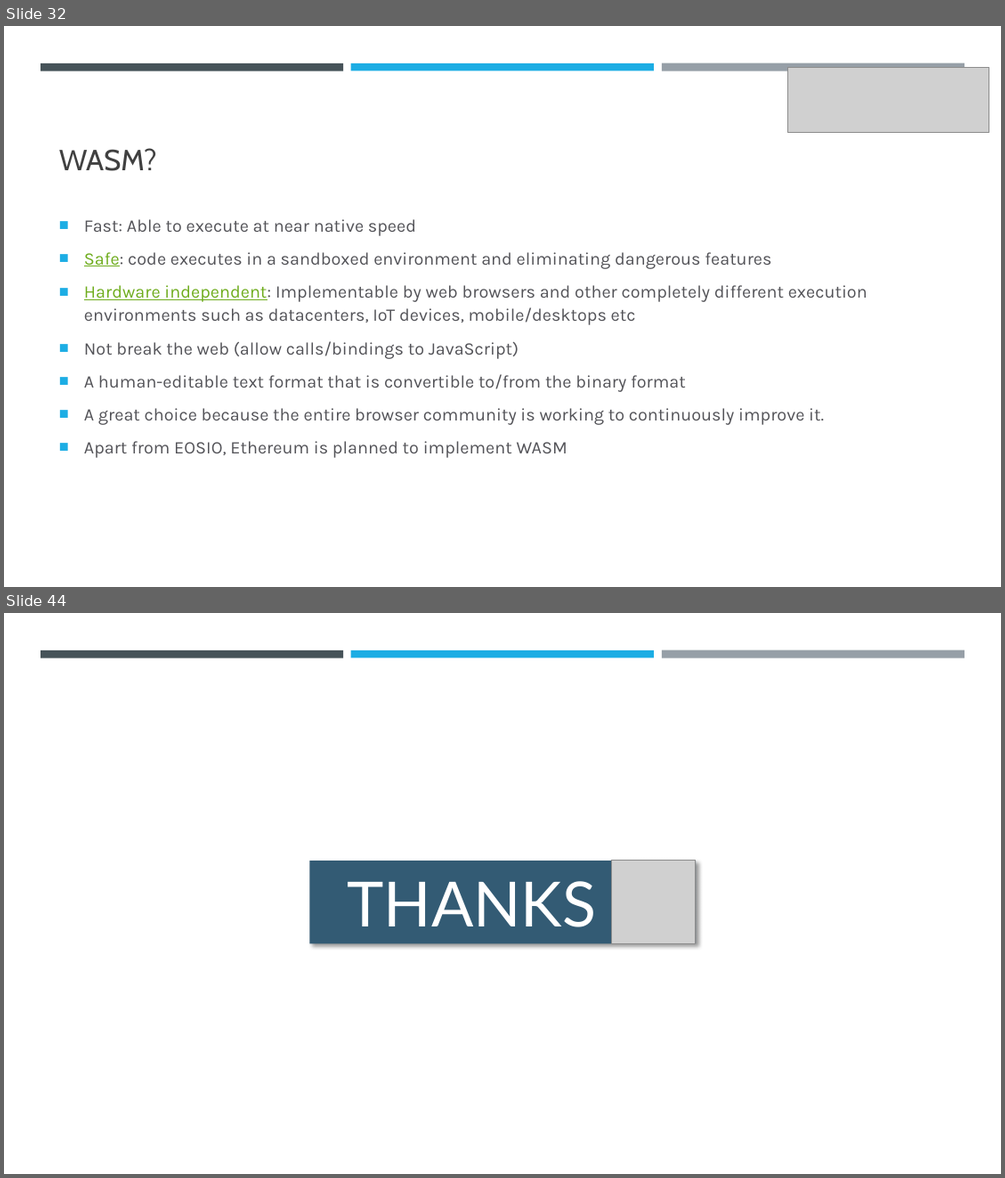
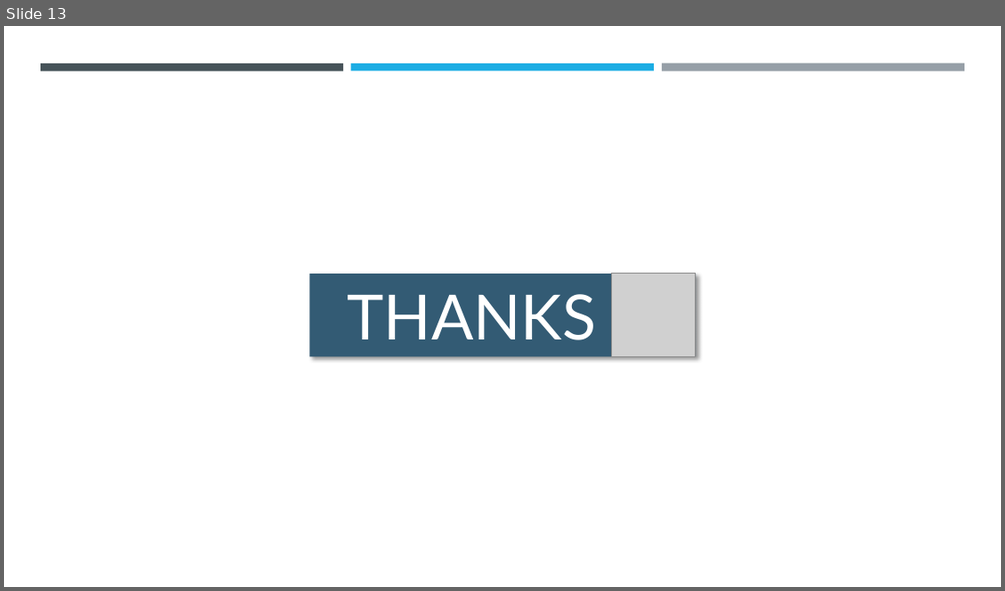
Before and after one commit to abhi3700/My_Learning_Blockchain, a slide deck: PPT.pptx. Shown one above the other, each under a label of ours: slides 32 and 44 before the commit, slide 13 after it; the slides between them are not shown. The pictures are 1005x1178 and 1005x591 pixels, drawn with LibreOffice and Linux fonts; fonts in the diff are those of the drawing; grey boxes stand for pictures. Boxes give left, top, right and bottom in pixels: in the first picture for what was removed or moved away, otherwise in the second. Text is boxed around its words. In the diff, an @@ line names an element or a change of style, - is before the commit and + after.

```diff
--- a/PPT.pptx
+++ b/PPT.pptx
@@ slide 32 removed at bbox=[4, 26, 1001, 587], background #FFFFFF; not listed: 3 template elements that a slide beside it also shows @@
@@ picture removed at bbox=[788, 67, 989, 132] @@
@@ title removed at bbox=[59, 148, 157, 171] @@
-WASM?
@@ text removed at bbox=[84, 219, 867, 458] @@
-■ Fast: Able to execute at near native speed
-■ Safe: code executes in a sandboxed environment and eliminating dangerous features
-■ Hardware independent: Implementable by web browsers and other completely different execution environments such as datacenters, IoT devices, mobile/desktops etc
-■ Not break the web (allow calls/bindings to JavaScript)
-■ A human-editable text format that is convertible to/from the binary format
-■ A great choice because the entire browser community is working to continuously improve it.
-■ Apart from EOSIO, Ethereum is planned to implement WASM
@@ what was slide 44 is now slide 13 @@
```
Also in this commit, not shown: 4 slides changed, 3 slides added, 33 other slides removed.
